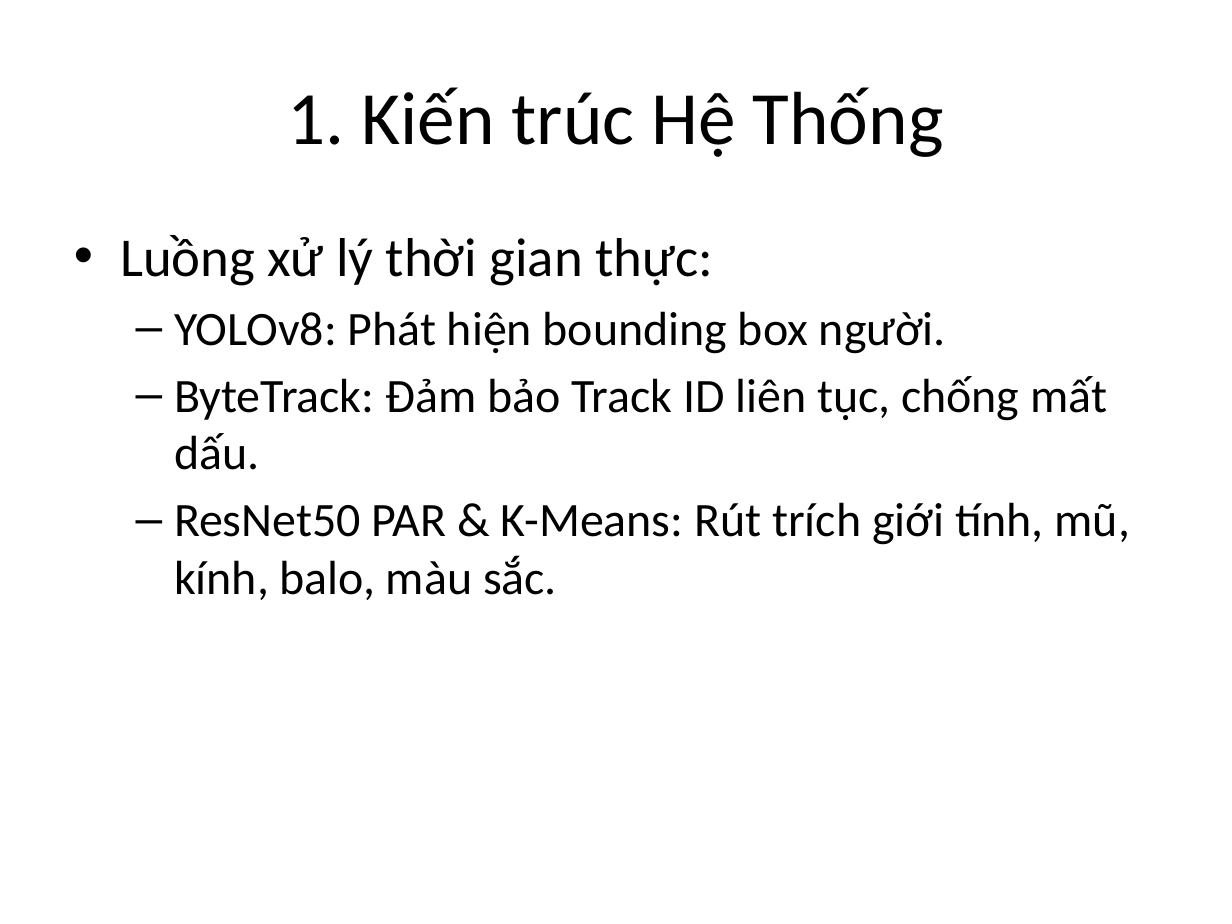
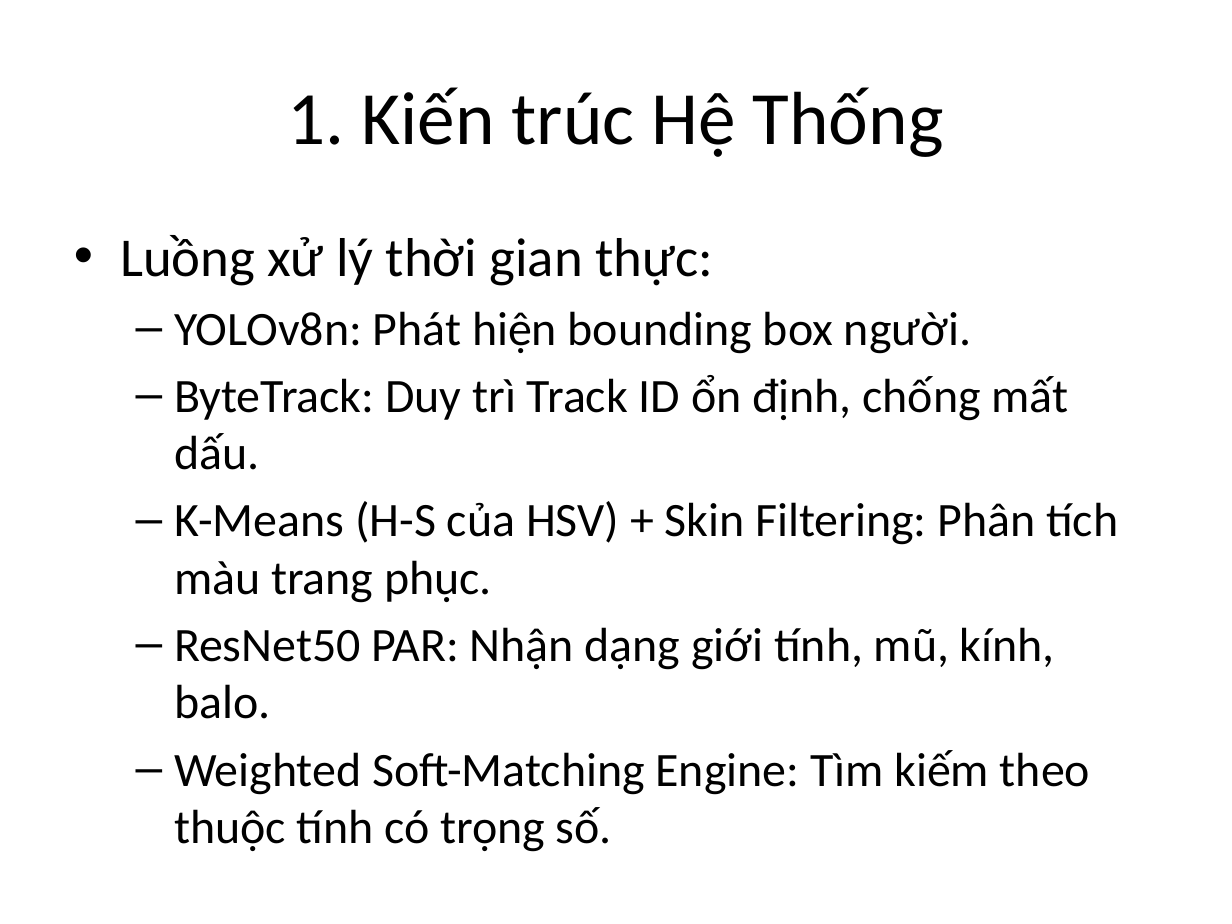
Before and after one commit to nguyentainang246s-aduvip/Person-Detection-and-Retrieval-Based-on-Predefined-Visual-Attributes---PDR-System, a slide deck: slide 2 of docs/PDR_Defense_Deck.pptx. Drawn at 1232x924 pixels with LibreOffice and Linux fonts; fonts in the diff are those of the drawing. Boxes give left, top, right and bottom in pixels: in the first picture for what was removed or moved away, otherwise in the second. Text is boxed around its words. In the diff, an @@ line names an element or a change of style, - is before the commit and + after.

```diff
--- a/docs/PDR_Defense_Deck.pptx
+++ b/docs/PDR_Defense_Deck.pptx
@@ text at (x1=174, y1=311, x2=1118, y2=851): text changed @@
-  – YOLOv8: Phát hiện bounding box người.
-  – ByteTrack: Đảm bảo Track ID liên tục, chống mất dấu.
-  – ResNet50 PAR & K-Means: Rút trích giới tính, mũ, kính, balo, màu sắc.
+  – YOLOv8n: Phát hiện bounding box người.
+  – ByteTrack: Duy trì Track ID ổn định, chống mất dấu.
+  – K-Means (H-S của HSV) + Skin Filtering: Phân tích màu trang phục.
+  – ResNet50 PAR: Nhận dạng giới tính, mũ, kính, balo.
+  – Weighted Soft-Matching Engine: Tìm kiếm theo thuộc tính có trọng số.
```
Also in this commit, not shown: 2 slides added, 1 slide removed, 10 other files.
